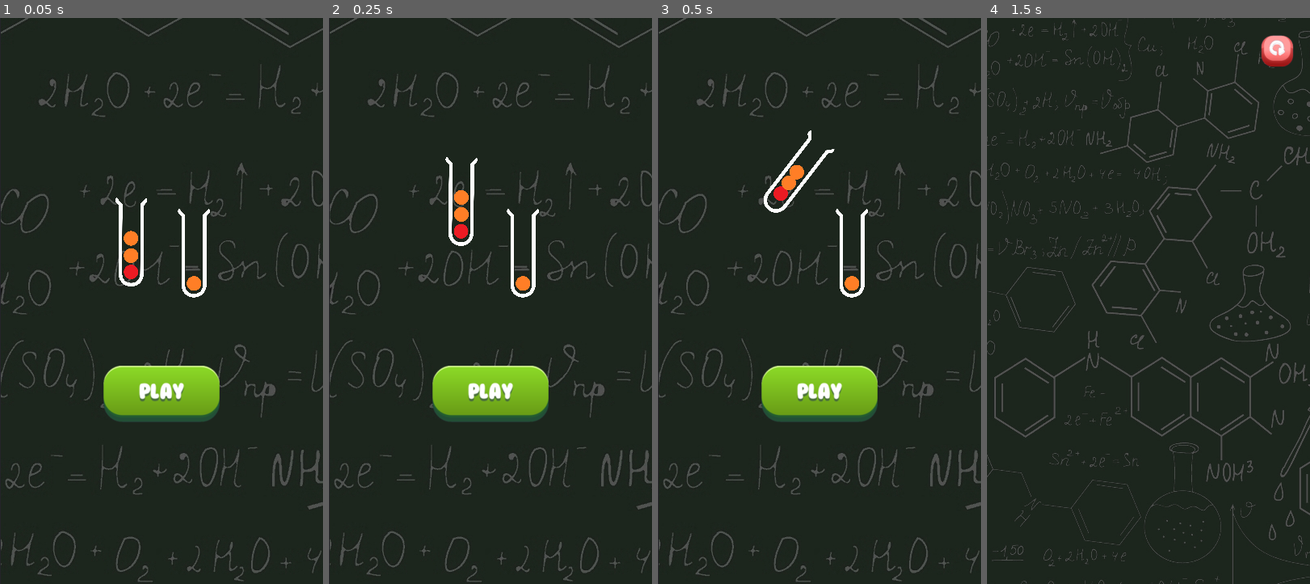
Above: before the commit, frames 1-4 (left to right).
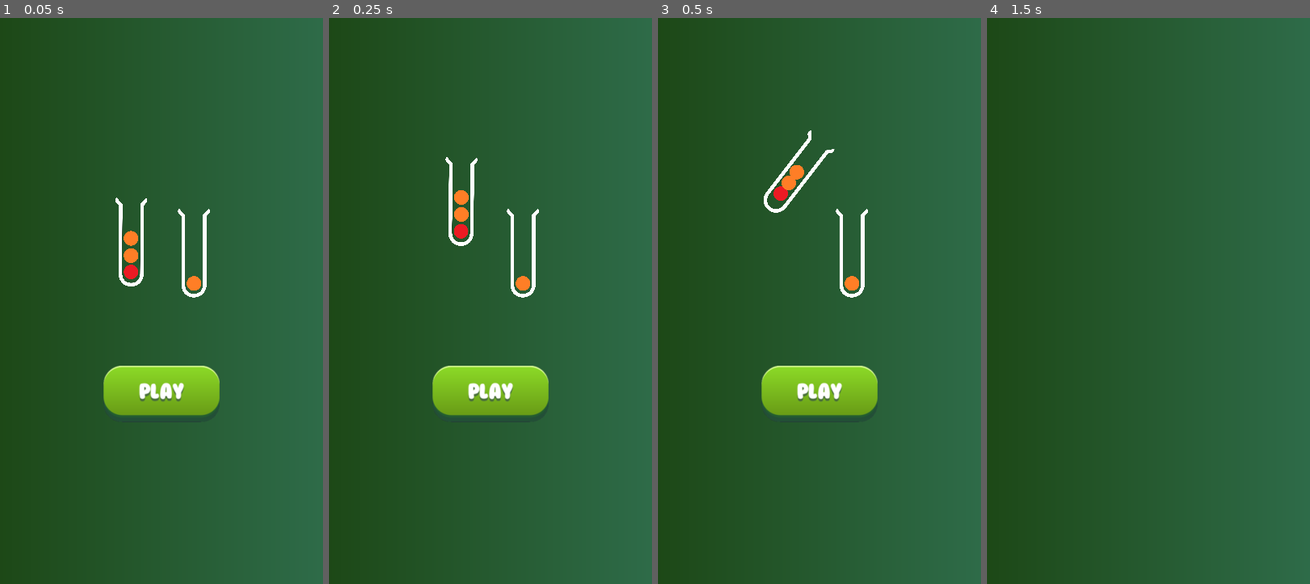
Above: after the commit, the same moments.

Repository: kidandcat/alchemist
Game: Godot game, scene res://Game.tscn
The game is run twice, just before and just after one commit, with the same random seed, the same clock (stepped at 60 frames per second) and the same inputs.
Inputs (mouse positions are in pixels of both pictures, inside the frame that each line leads up to):
- Up to frame 1 (0.05 s): no input
- Up to frame 2 (0.25 s): no input
- Up to frame 3 (0.5 s): no input
- Up to frame 4 (1.5 s): click (1148, 391) at 0.5 s; click (1064, 227) at 1.27 s

The runs differ from the first frame. In frame 1, 95% of the frame differs, in the area x 0-100%, y 0-100%; in frame 2, 95%; in frame 3, 95%; in frame 4, 100%.
Error after the commit: Invalid call. Nonexistent 'int' constructor. (res://screens/Levels.gd:29)

Commit message:
offline and creator modes

Diff:
--- a/Config.gd
+++ b/Config.gd
@@ -1,9 +1,11 @@
 extends Node
 
+var creatorMode = true
 var movements: int = 100
 var passFile = "fwegfuywe7r632r732fdjghfvjhfesedwfcdewqyhfewjf"
 var server = "https://galax.be"
 var http = HTTPRequest.new()
+var levelIndex = 1
 
 func _ready():
 	add_child(http)
@@ -16,10 +18,25 @@
 	var err = http.request(server+"/create/level", headers, true, HTTPClient.METHOD_POST, query)
 	print("Error: ", err)
 
-func readFile(id):
+func readLevel(id):
+	if creatorMode:
+		readFromNetwork(id)
+	else:
+		readFromFile(id)
+
+func readFromNetwork(id):
 	print("request ", server + "/level/%s" % id)
 	var err = http.request(server + "/level/%s" % id)
 	print("Error: ", err)
+
+func readFromFile(id):
+	var file = File.new()
+	file.open("res://alchemist-server/levels/match-%s.json" % id, file.READ)
+	var text = file.get_as_text()
+	var json = JSON.parse(text)
+	file.close()
+	var game = get_tree().root.get_node("Game")
+	game._load_save_response(json.result)
 
 func _on_request_completed( result, response_code, headers, body ):
 	var json = JSON.parse(body.get_string_from_utf8())
--- a/Game.tscn
+++ b/Game.tscn
@@ -3,7 +3,7 @@
 [ext_resource path="res://Game.gd" type="Script" id=1]
 [ext_resource path="res://widgets/Logo.tscn" type="PackedScene" id=2]
 [ext_resource path="res://assets/ui_play.png" type="Texture" id=3]
-[ext_resource path="res://assets/wallpaper.jpg" type="Texture" id=4]
+[ext_resource path="res://widgets/WallpaperTextureRect.tscn" type="PackedScene" id=4]
 [ext_resource path="res://assets/ui_play_pressed.png" type="Texture" id=5]
 
 [node name="Game" type="Panel"]
@@ -14,17 +14,7 @@
 "_edit_use_anchors_": false
 }
 
-[node name="TextureRect" type="TextureRect" parent="."]
-anchor_right = 1.0
-anchor_bottom = 1.0
-margin_left = 1.18921
-margin_right = 681.189
-margin_bottom = 1580.0
-texture = ExtResource( 4 )
-stretch_mode = 5
-__meta__ = {
-"_edit_use_anchors_": false
-}
+[node name="TextureRect" parent="." instance=ExtResource( 4 )]
 
 [node name="MarginContainer" type="MarginContainer" parent="."]
 anchor_right = 1.0
--- a/screens/Game.gd
+++ b/screens/Game.gd
@@ -1,7 +1,5 @@
 extends Node2D
 
-export var creatorMode = false
-var levelIndex = 1
 var selectedTube: Node2D = null
 var TubeClass = preload("res://widgets/Tube.tscn")
 var colors = ["Purple", "Blue", "Red", "Green", "Yellow", "DarkBlue", "Grey", "Lime", "Orange", "Pink"]
@@ -20,7 +18,7 @@
 func _ready():
 	randomize()
 	_load_save_request()
-	if creatorMode:
+	if Config.creatorMode:
 		$CanvasLayer/LevelCreator.visible = true
 
 func recreate():
@@ -145,7 +143,7 @@
 			moveDotToTube(node)
 			yield(self, "move_end")
 			if isVictory():
-				levelIndex += 1
+				Config.levelIndex += 1
 				_load_save_request()
 		else:
 			toggleDot(selectedTube)
@@ -280,7 +278,7 @@
 			index += 1
 		clutterMode = false
 	else:
-		Config.readFile(levelIndex)
+		Config.readLevel(Config.levelIndex)
 
 func _load_save_response(data):
 	if data == null:
@@ -291,14 +289,14 @@
 		for dot in tube:
 			addDots(tubeNode, dot, 1)
 		index += 1
-	$CanvasLayer/GameUI.setLevel(levelIndex)
+	$CanvasLayer/GameUI.setLevel(Config.levelIndex)
 	clutterMode = false
 
 func _on_Reload_pressed():
 	clutter()
 
 func _on_MatchIndexInput_text_changed(new_text):
-	levelIndex = int(new_text)
+	Config.levelIndex = int(new_text)
 
 func _on_TubesInput_text_changed(new_text):
 	coloredTubes = int(new_text)
--- a/screens/Game.tscn
+++ b/screens/Game.tscn
@@ -1,19 +1,18 @@
 [gd_scene load_steps=5 format=2]
 
 [ext_resource path="res://widgets/GameUI.tscn" type="PackedScene" id=1]
-[ext_resource path="res://assets/wallpaper.jpg" type="Texture" id=2]
+[ext_resource path="res://widgets/WallpaperSprite.tscn" type="PackedScene" id=2]
 [ext_resource path="res://screens/Game.gd" type="Script" id=8]
 
-[sub_resource type="StyleBoxFlat" id=1]
+[sub_resource type="StyleBoxFlat" id=2]
 bg_color = Color( 0.121569, 0.137255, 0.2, 1 )
 
 [node name="Game" type="Node2D"]
 script = ExtResource( 8 )
 
-[node name="Sprite" type="Sprite" parent="."]
-position = Vector2( 202, 375.333 )
-scale = Vector2( 0.388889, 0.388889 )
-texture = ExtResource( 2 )
+[node name="Sprite" parent="." instance=ExtResource( 2 )]
+position = Vector2( 200, 732.797 )
+scale = Vector2( 1, 1465.59 )
 
 [node name="Position2D" type="Position2D" parent="."]
 position = Vector2( 80, 170 )
--- a/screens/Levels.gd
+++ b/screens/Levels.gd
@@ -1,6 +1,36 @@
 extends Panel
 
+var http = HTTPRequest.new()
+var LevelButton = preload("res://widgets/LevelButton.tscn")
 
+func _ready():
+	if Config.creatorMode:
+		add_child(http)
+		http.connect("request_completed", self, "_on_request_completed")
+		var err = http.request(Config.server + "/levels")
+		print("Error: ", err)
+	else:
+		var file = File.new()
+		var levels = 1
+		print("start while")
+		while file.file_exists("res://alchemist-server/levels/match-%s.json" % levels):
+			levels += 1
+		print("end while")
+		print("levels ", levels)
+		setupLevelButtons(levels)
 
-func _on_level_pressed():
+func _on_level_pressed(level: int):
+	Config.levelIndex = level
 	get_tree().change_scene("res://screens/Game.tscn")
+
+func _on_request_completed( result, response_code, headers, body ):
+	var json = JSON.parse(body.get_string_from_utf8())
+	print("_on_request_completed ", json.result)
+	setupLevelButtons(int(json.result))
+
+func setupLevelButtons(nOfLevels: int):
+	for level in range(1, nOfLevels):
+		var button = LevelButton.instance()
+		button.setLabel(String(level))
+		button.connect("pressed", self, "_on_level_pressed", [level])
+		$MarginContainer/VBoxContainer/GridContainer.add_child(button)
--- a/screens/Levels.tscn
+++ b/screens/Levels.tscn
@@ -1,9 +1,7 @@
-[gd_scene load_steps=5 format=2]
+[gd_scene load_steps=3 format=2]
 
-[ext_resource path="res://assets/level.png" type="Texture" id=1]
-[ext_resource path="res://assets/level_pressed.png" type="Texture" id=2]
+[ext_resource path="res://widgets/WallpaperTextureRect.tscn" type="PackedScene" id=1]
 [ext_resource path="res://screens/Levels.gd" type="Script" id=3]
-[ext_resource path="res://assets/wallpaper.jpg" type="Texture" id=4]
 
 [node name="Game" type="Panel"]
 anchor_right = 1.0
@@ -13,17 +11,7 @@
 "_edit_use_anchors_": false
 }
 
-[node name="TextureRect" type="TextureRect" parent="."]
-anchor_right = 1.0
-anchor_bottom = 1.0
-margin_left = 1.18921
-margin_right = 681.189
-margin_bottom = 1580.0
-texture = ExtResource( 4 )
-stretch_mode = 5
-__meta__ = {
-"_edit_use_anchors_": false
-}
+[node name="TextureRect" parent="." instance=ExtResource( 1 )]
 
 [node name="MarginContainer" type="MarginContainer" parent="."]
 anchor_right = 1.0
@@ -45,67 +33,7 @@
 }
 
 [node name="GridContainer" type="GridContainer" parent="MarginContainer/VBoxContainer"]
-margin_top = 211.0
+margin_top = 350.0
 margin_right = 300.0
-margin_bottom = 489.0
+margin_bottom = 350.0
 columns = 3
-
-[node name="TextureButton" type="TextureButton" parent="MarginContainer/VBoxContainer/GridContainer"]
-margin_right = 93.0
-margin_bottom = 90.0
-texture_normal = ExtResource( 1 )
-texture_pressed = ExtResource( 2 )
-
-[node name="TextureButton2" type="TextureButton" parent="MarginContainer/VBoxContainer/GridContainer"]
-margin_left = 97.0
-margin_right = 190.0
-margin_bottom = 90.0
-texture_normal = ExtResource( 1 )
-
-[node name="TextureButton3" type="TextureButton" parent="MarginContainer/VBoxContainer/GridContainer"]
-margin_left = 194.0
-margin_right = 287.0
-margin_bottom = 90.0
-texture_normal = ExtResource( 1 )
-
-[node name="TextureButton4" type="TextureButton" parent="MarginContainer/VBoxContainer/GridContainer"]
-margin_top = 94.0
-margin_right = 93.0
-margin_bottom = 184.0
-texture_normal = ExtResource( 1 )
-
-[node name="TextureButton5" type="TextureButton" parent="MarginContainer/VBoxContainer/GridContainer"]
-margin_left = 97.0
-margin_top = 94.0
-margin_right = 190.0
-margin_bottom = 184.0
-texture_normal = ExtResource( 1 )
-
-[node name="TextureButton6" type="TextureButton" parent="MarginContainer/VBoxContainer/GridContainer"]
-margin_left = 194.0
-margin_top = 94.0
-margin_right = 287.0
-margin_bottom = 184.0
-texture_normal = ExtResource( 1 )
-
-[node name="TextureButton7" type="TextureButton" parent="MarginContainer/VBoxContainer/GridContainer"]
-margin_top = 188.0
-margin_right = 93.0
-margin_bottom = 278.0
-texture_normal = ExtResource( 1 )
-
-[node name="TextureButton8" type="TextureButton" parent="MarginContainer/VBoxContainer/GridContainer"]
-margin_left = 97.0
-margin_top = 188.0
-margin_right = 190.0
-margin_bottom = 278.0
-texture_normal = ExtResource( 1 )
-
-[node name="TextureButton9" type="TextureButton" parent="MarginContainer/VBoxContainer/GridContainer"]
-margin_left = 194.0
-margin_top = 188.0
-margin_right = 287.0
-margin_bottom = 278.0
-texture_normal = ExtResource( 1 )
-
-[connection signal="pressed" from="MarginContainer/VBoxContainer/GridContainer/TextureButton" to="." method="_on_level_pressed"]
--- /dev/null
+++ b/wallpaperGradient.tres
@@ -0,0 +1,4 @@
+[gd_resource type="Gradient" format=2]
+
+[resource]
+colors = PoolColorArray( 0.119125, 0.289063, 0.0948486, 1, 0.186279, 0.425781, 0.291061, 1 )
--- /dev/null
+++ b/widgets/LevelButton.gd
@@ -0,0 +1,10 @@
+extends TextureButton
+
+
+# Declare member variables here. Examples:
+# var a = 2
+# var b = "text"
+
+
+func setLabel(text: String):
+	$Label.text = text
--- /dev/null
+++ b/widgets/LevelButton.tscn
@@ -0,0 +1,32 @@
+[gd_scene load_steps=4 format=2]
+
+[ext_resource path="res://assets/level_pressed.png" type="Texture" id=1]
+[ext_resource path="res://assets/level.png" type="Texture" id=2]
+[ext_resource path="res://widgets/LevelButton.gd" type="Script" id=3]
+
+[node name="LevelButton" type="TextureButton"]
+margin_right = 93.0
+margin_bottom = 90.0
+texture_normal = ExtResource( 2 )
+texture_pressed = ExtResource( 1 )
+script = ExtResource( 3 )
+__meta__ = {
+"_edit_use_anchors_": false
+}
+
+[node name="Label" type="Label" parent="."]
+anchor_left = 0.5
+anchor_top = 0.5
+anchor_right = 0.5
+anchor_bottom = 0.5
+margin_left = -20.0
+margin_top = -7.0
+margin_right = 20.0
+margin_bottom = 7.0
+text = "2
+"
+align = 1
+valign = 1
+__meta__ = {
+"_edit_use_anchors_": false
+}
--- /dev/null
+++ b/widgets/WallpaperSprite.tscn
@@ -0,0 +1,12 @@
+[gd_scene load_steps=3 format=2]
+
+[ext_resource path="res://wallpaperGradient.tres" type="Gradient" id=1]
+
+[sub_resource type="GradientTexture" id=1]
+gradient = ExtResource( 1 )
+width = 400
+
+[node name="Sprite" type="Sprite"]
+position = Vector2( 200, 939.847 )
+scale = Vector2( 1, 1879.69 )
+texture = SubResource( 1 )
--- /dev/null
+++ b/widgets/WallpaperTextureRect.tscn
@@ -0,0 +1,16 @@
+[gd_scene load_steps=3 format=2]
+
+[ext_resource path="res://wallpaperGradient.tres" type="Gradient" id=1]
+
+[sub_resource type="GradientTexture" id=2]
+gradient = ExtResource( 1 )
+width = 400
+
+[node name="TextureRect" type="TextureRect"]
+anchor_right = 1.0
+anchor_bottom = 1.0
+texture = SubResource( 2 )
+expand = true
+__meta__ = {
+"_edit_use_anchors_": false
+}
Not shown: 1 places in screens/Game.tscn that only renumber resources
Not shown, added: assets/girl.kra
